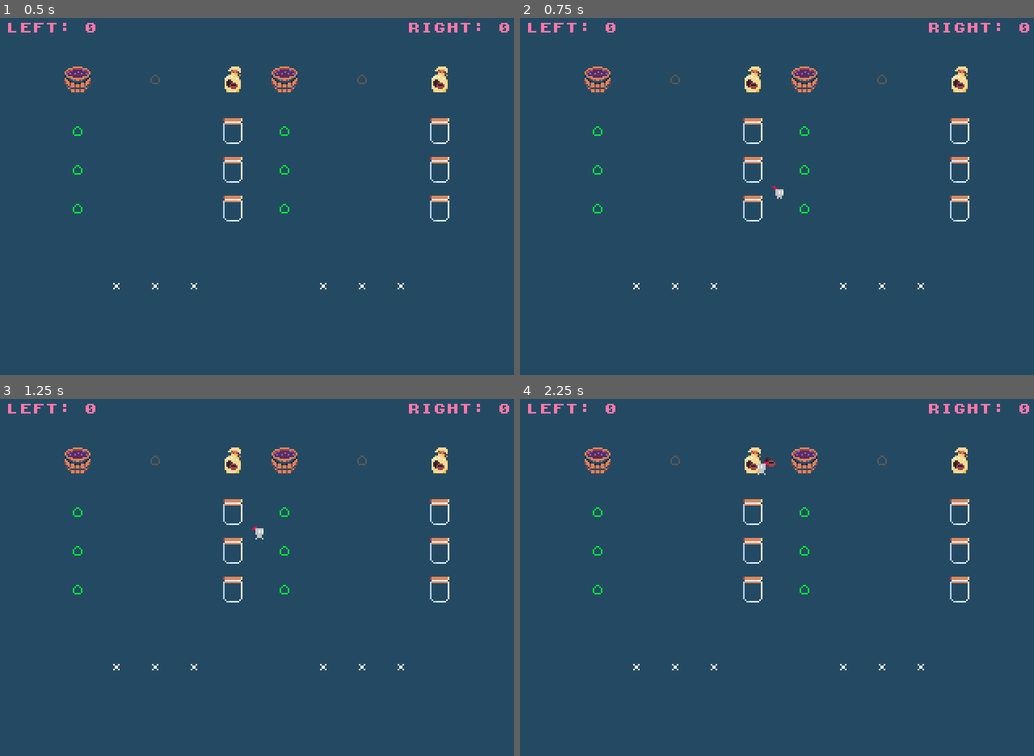
Above: before the commit, frames 1-4 (two rows, left to right).
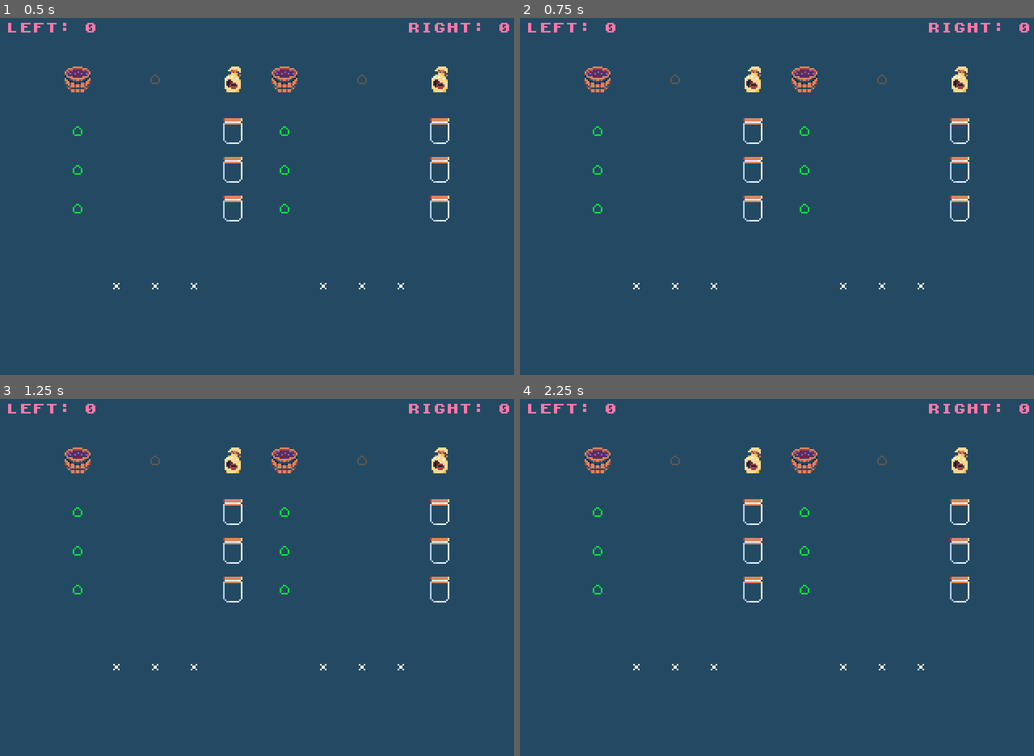
Above: after the commit, the same moments.

Repository: nikolawhallon/over-brewed
Game: Godot game, scene res://scenes/arena.tscn
Two runs of this game, one before a commit and one after it. Both use one fixed random seed, a clock stepped at 60 frames per second and the inputs below. This scene is started directly instead of the project's main scene.
Inputs:
- Up to frame 1 (0.5 s): no input
- Up to frame 2 (0.75 s): tap Enter at 0.5 s; hold Up from 0.53 s (still down); tap Space at 0.6 s
- Up to frame 3 (1.25 s): keep holding Up; tap Space at 0.77, 1.07 s
- Up to frame 4 (2.25 s): tap Space at 1.25, 1.52, 1.55, 1.82 s; tap C (connect) at 1.35 s; tap Enter at 2 s; release Up at 2.03 s; hold Left from 2.03 s (still down); tap H (host) at 2.1 s

Frame 1 is identical in both runs. In frame 2, less than 0.1% of the frame differs, in the area x 49-52%, y 47-51%; in frame 3, less than 0.1%; in frame 4, less than 0.1%, in the area x 46-50%, y 16-22%.
Error in both runs: Attempt to call function 'get_peer_ids_for_match' in base 'null instance' on a null instance. (res://scenes/helpers/match_visibility.gd:14)

Commit message:
better barista spawning code

Diff:
--- a/scenes/arena.gd
+++ b/scenes/arena.gd
@@ -19,6 +19,18 @@
 func _process(_delta: float) -> void:
 	if state == State.STARTING:
 		state = State.PLAYING
+		if multiplayer.is_server():
+			for peer in NodeUtils.get_first_ancestor_in_group_for_node(self, "App").get_peer_ids_for_match(match_id):
+				if DisplayServer.get_name() == "headless" and peer == 1:
+					continue
+				if len(NodeUtils.get_nodes_in_group_for_node(self, "Barista")) % 2 == 0:
+					var barista = load("res://scenes/barista.tscn").instantiate()
+					barista.init(peer, "left", $LeftCafe.position)
+					$Replicated.add_child(barista, true)
+				else:
+					var barista = load("res://scenes/barista.tscn").instantiate()
+					barista.init(peer, "right", $RightCafe.position)
+					$Replicated.add_child(barista, true)
 
 	if Input.is_action_just_pressed("leave"):
 		emit_signal("leave_requested")
@@ -26,36 +38,9 @@
 	if not multiplayer.is_server():
 		return
 
-func _input(event):
-	if event is InputEventJoypadButton:
-		for barista in NodeUtils.get_nodes_in_group_for_node(self, "Barista"):
-			if barista.peer_id == multiplayer.get_unique_id():
-				return
-
-		request_spawn_barista.rpc_id(1)
-
-	if event is InputEventKey and event.is_pressed():
-		if event.keycode == KEY_SPACE or event.keycode == KEY_UP or event.keycode == KEY_DOWN or event.keycode == KEY_LEFT or event.keycode == KEY_RIGHT:
-			for barista in NodeUtils.get_nodes_in_group_for_node(self, "Barista"):
-				if barista.peer_id == multiplayer.get_unique_id():
-					return
-
-			request_spawn_barista.rpc_id(1)
-
 @rpc("any_peer", "reliable")
 func announce_start_game(_random_seed, _peers):
 	state = State.STARTING
-
-@rpc("any_peer", "call_local", "reliable")
-func request_spawn_barista():
-	var cafe = "left"
-	for barista in NodeUtils.get_nodes_in_group_for_node(self, "Barista"):
-		if barista.cafe == "left":
-			cafe = "right"
-
-	var barista = load("res://scenes/barista.tscn").instantiate()
-	barista.init(multiplayer.get_remote_sender_id(), cafe, Vector2.ZERO)
-	$Replicated.add_child(barista, true)
 
 @rpc("authority", "reliable")
 func announce_update_left_score(new_score: int) -> void:
